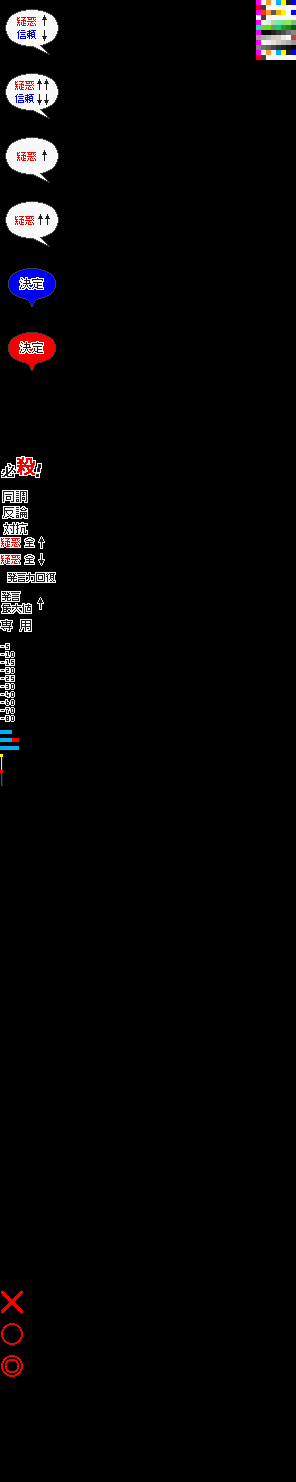
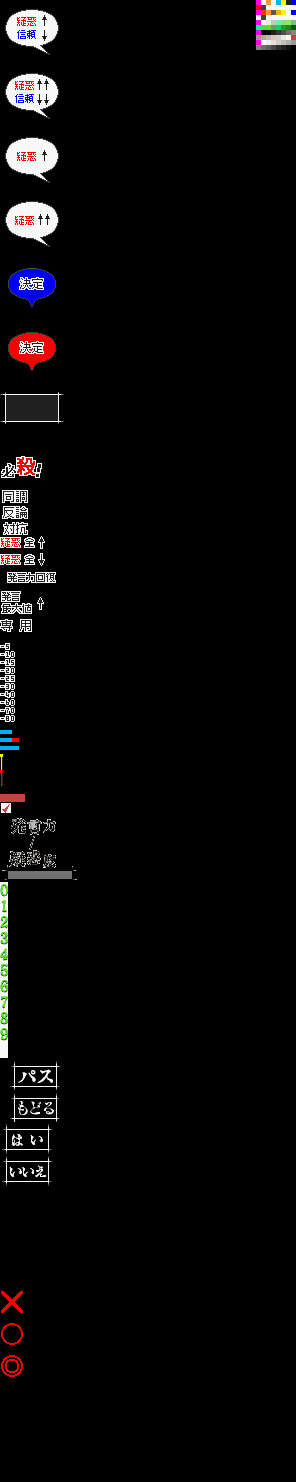
The second 296 x 1482 image is a revision of the first. Changes to its layers:
painted on "L106" over left=256, top=50, right=296, bottom=60
painted on "tuto_game_9_0" over left=0, top=392, right=64, bottom=424
painted on "tuto_game_47_0" over left=0, top=794, right=25, bottom=802
painted on "tuto_game_49_0" over left=1, top=803, right=11, bottom=813
painted on "tuto_game_50_0" over left=11, top=818, right=56, bottom=850
painted on "tuto_game_51_0" over left=2, top=850, right=77, bottom=880
painted on "tuto_game_52_0" over left=0, top=882, right=8, bottom=898
painted on "tuto_game_53_0" over left=0, top=898, right=8, bottom=914
painted on "tuto_game_54_0" over left=0, top=914, right=8, bottom=930
painted on "tuto_game_55_0" over left=0, top=930, right=8, bottom=946
painted on "tuto_game_56_0" over left=0, top=946, right=8, bottom=962
painted on "tuto_game_57_0" over left=0, top=962, right=8, bottom=978
painted on "tuto_game_58_0" over left=0, top=978, right=8, bottom=994
painted on "tuto_game_59_0" over left=0, top=994, right=8, bottom=1010
painted on "tuto_game_60_0" over left=0, top=1010, right=8, bottom=1026
painted on "tuto_game_61_0" over left=0, top=1026, right=8, bottom=1042
painted on "tuto_game_62_0" over left=0, top=1042, right=8, bottom=1058
painted on "tuto_game_63_0" over left=10, top=1061, right=61, bottom=1090
painted on "tuto_game_65_0" over left=10, top=1093, right=60, bottom=1122
painted on "tuto_game_67_0" over left=2, top=1124, right=53, bottom=1154
painted on "tuto_game_69_0" over left=2, top=1156, right=53, bottom=1186
